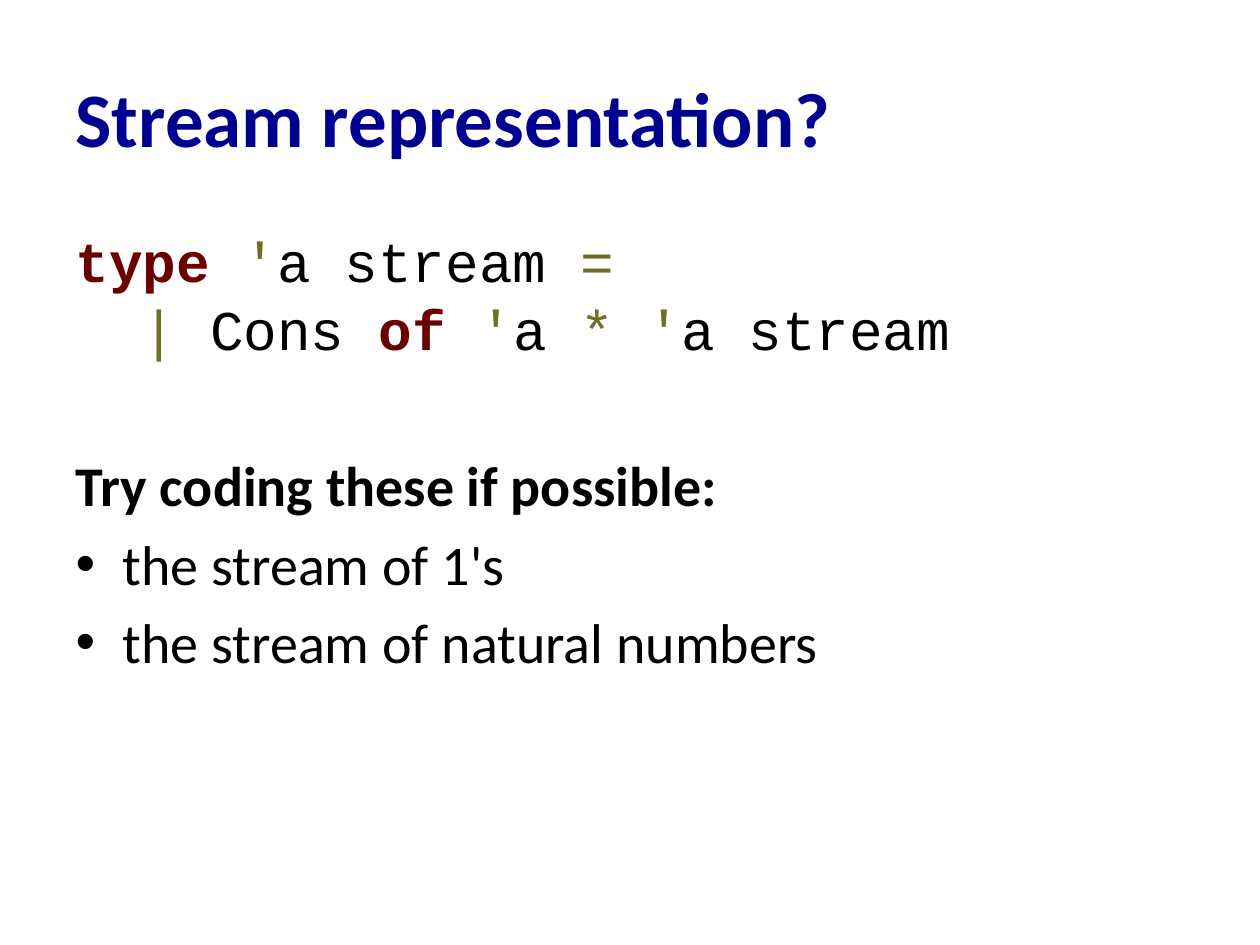
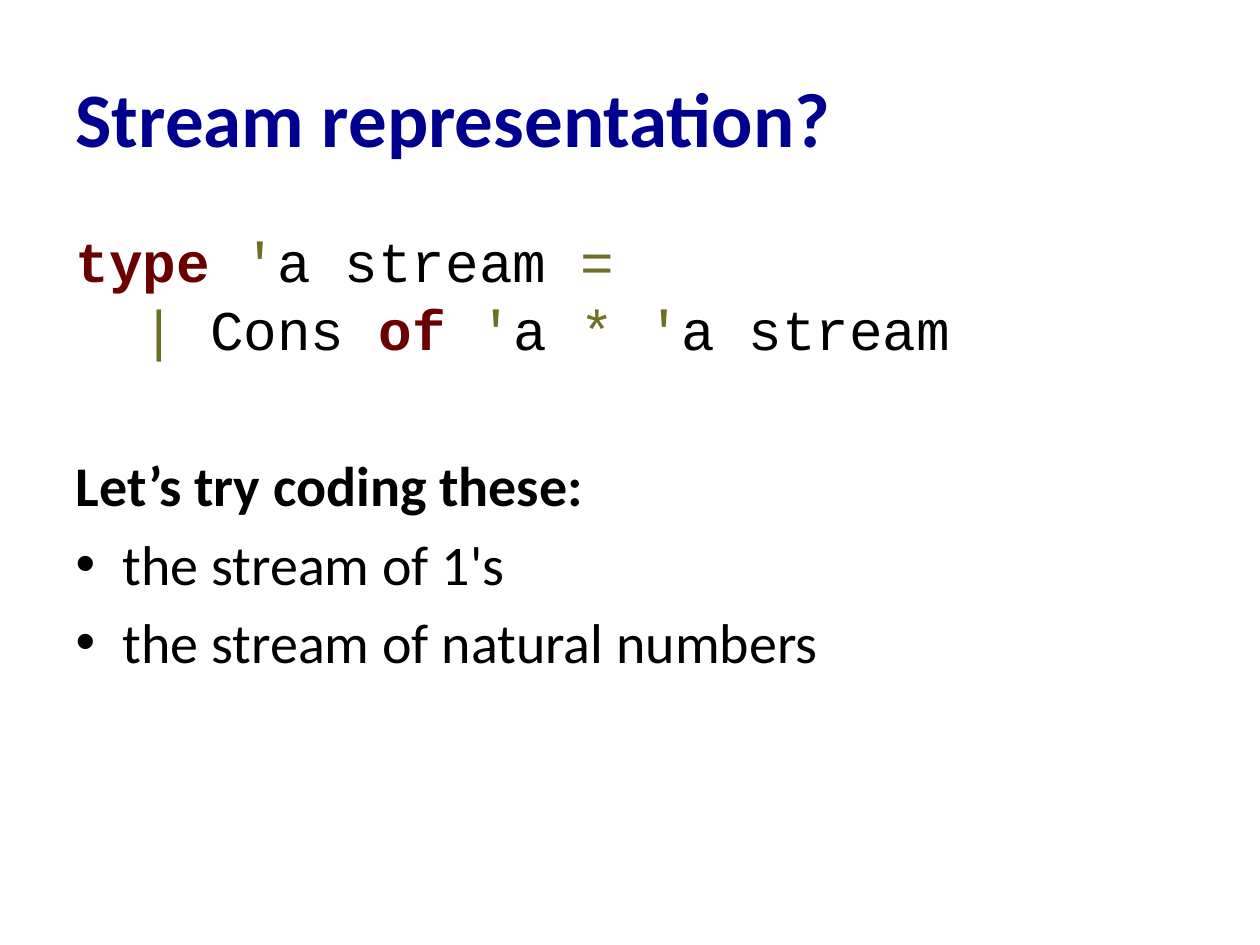
Before and after one commit to cs3110/materials-2019fa, a slide deck: slide 11 of 24-streams/lec.pptx. Drawn at 1260x945 pixels with LibreOffice and Linux fonts; fonts in the diff are those of the drawing. Boxes give left, top, right and bottom in pixels: in the first picture for what was removed or moved away, otherwise in the second. Text is boxed around its words. In the diff, an @@ line names an element or a change of style, - is before the commit and + after.

```diff
--- a/24-streams/lec.pptx
+++ b/24-streams/lec.pptx
@@ text at bbox=[76, 465, 582, 516]: text changed @@
-Try coding these if possible:
+Let’s try coding these:
```
Also in this commit, not shown: 3 other slides changed, 5 slides added, 7 slides removed, 2 other files.
